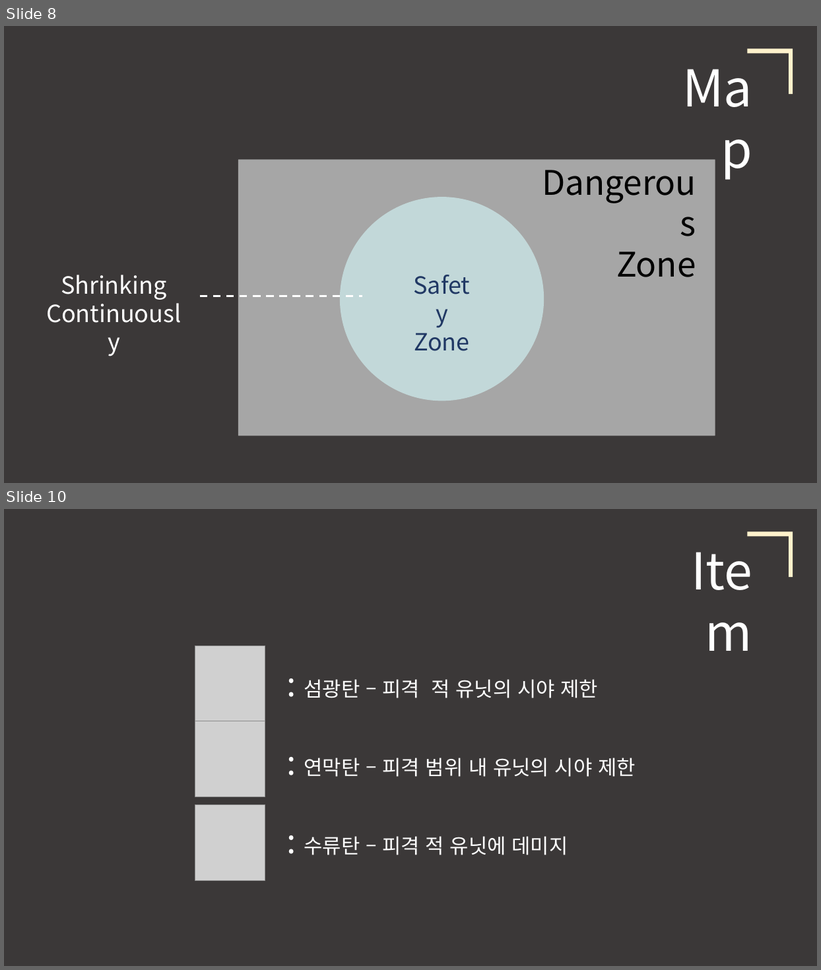
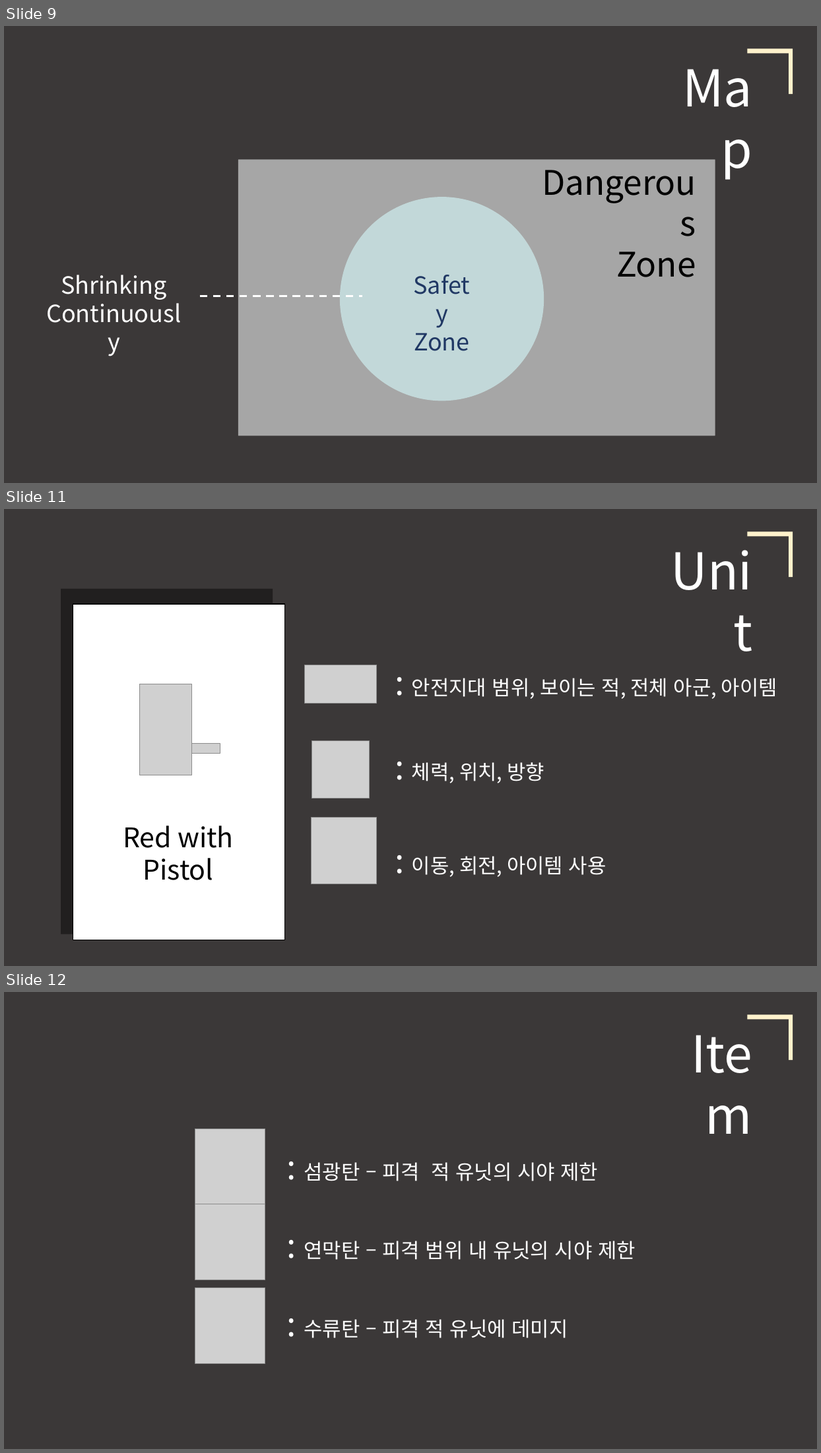
Before and after one commit to robin-maki/ABneBA, a slide deck: ABneBA_Presentation.pptx. Shown one above the other, each under a label of ours: slides 8 and 10 before the commit, slides 9, 11 and 12 after it; the slides between them are not shown. The pictures are 821x970 and 821x1453 pixels, drawn with LibreOffice and Linux fonts; fonts in the diff are those of the drawing; grey boxes stand for pictures. Boxes give left, top, right and bottom in pixels: in the first picture for what was removed or moved away, otherwise in the second. Text is boxed around its words. In the diff, an @@ line names an element or a change of style, - is before the commit and + after.

```diff
--- a/ABneBA_Presentation.pptx
+++ b/ABneBA_Presentation.pptx
@@ slide 11 added at [4, 509, 817, 966], background #3B3838 @@
@@ text added at [649, 537, 759, 604], 60 pt, text #FFFFFF @@
+Unit
@@ corner added at [748, 531, 793, 577], fill #FFF2CC @@
@@ rectangle added at [61, 589, 273, 935], fill #000000 at 44% opacity @@
@@ rectangle added at [73, 604, 284, 940], fill #FFFFFF, outline #000000 1 pt @@
@@ picture added at [305, 665, 377, 704] @@
@@ rectangle added at [116, 672, 179, 785], fill #FFFFFF @@
@@ picture added at [139, 684, 192, 776] @@
@@ rectangle added at [187, 672, 250, 785], fill #FFFFFF @@
@@ text added at [412, 678, 778, 699], 24 pt, text #FFFFFF @@
+: 안전지대 범위, 보이는 적, 전체 아군, 아이템
@@ picture added at [180, 744, 220, 754] @@
@@ picture added at [312, 741, 370, 799] @@
@@ text added at [412, 762, 545, 784], 24 pt, text #FFFFFF @@
+: 체력, 위치, 방향
@@ picture added at [311, 818, 377, 884] @@
@@ text added at [123, 826, 234, 881], 32 pt, text #000000 @@
+Red with
+Pistol
@@ text added at [412, 856, 607, 877], 24 pt, text #FFFFFF @@
+: 이동, 회전, 아이템 사용
@@ what was slide 8 is now slide 9 @@
@@ what was slide 10 is now slide 12 @@
```
Also in this commit, not shown: 1 slide changed, 1 other slide added, 1 other file.
